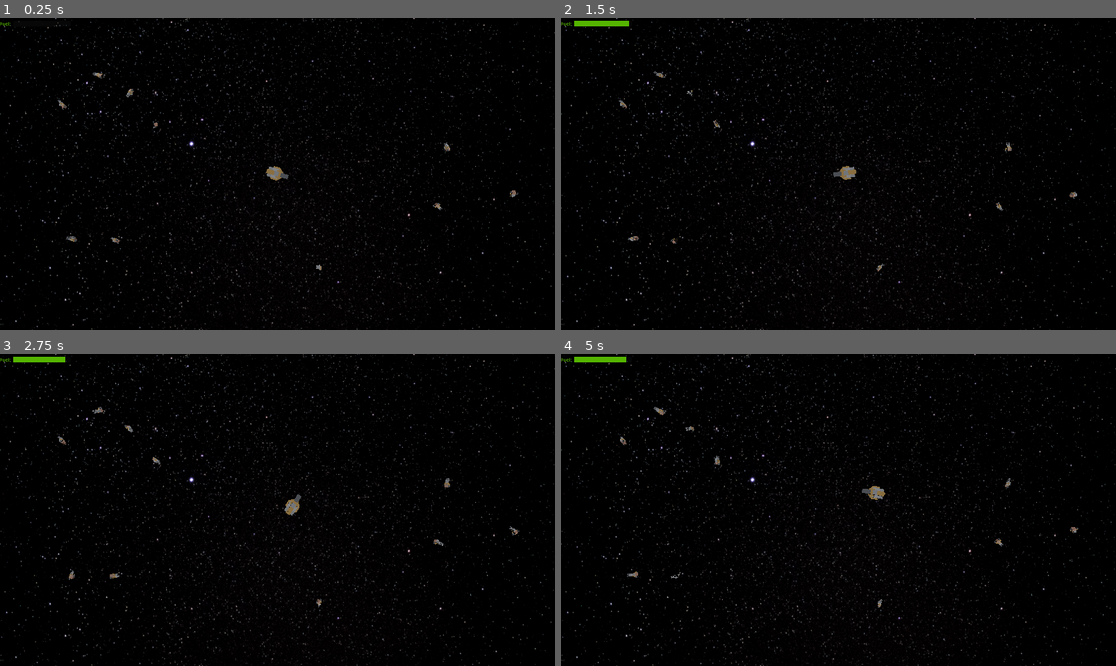
Above: before the commit, frames 1-4 (two rows, left to right).
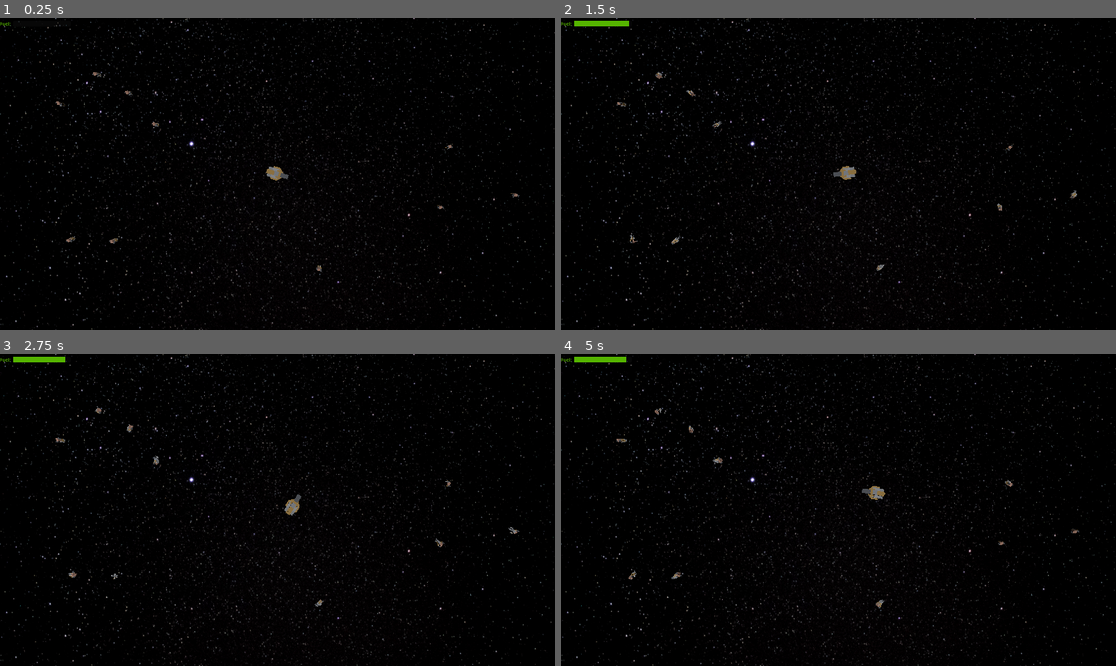
Above: after the commit, the same moments.

Repository: SiJiL82/limited-space
Game: Godot game, scene res://assets/Scenes/world.tscn
Two runs of this game, one before a commit and one after it. Both use one fixed random seed, a clock stepped at 60 frames per second and the inputs below.
Inputs (mouse positions are in pixels of both pictures, inside the frame that each line leads up to):
- Up to frame 1 (0.25 s): no input
- Up to frame 2 (1.5 s): move the mouse to (960, 158) at 0.52 s; hold Space (thruster) 0.53-1.28 s; move the mouse to (727, 189) at 1.27 s
- Up to frame 3 (2.75 s): move the mouse to (333, 441) at 2.02 s; hold Space (thruster) from 2.03 s (still down)
- Up to frame 4 (5 s): move the mouse to (810, 572) at 2.77 s; move the mouse to (1005, 556) at 3.52 s; release Space (thruster) at 3.53 s; move the mouse to (672, 463) at 4.27 s

The runs differ from the first frame. In frame 1, 0.2% of the frame differs, in the area x 10-94%, y 17-82%; in frame 2, 0.2%; in frame 3, 0.2%; in frame 4, 0.3%, in the area x 10-94%, y 16-82%.

Commit message:
Remove ready func from astronaut

Diff:
--- a/scripts/Astronaut.gd
+++ b/scripts/Astronaut.gd
@@ -6,12 +6,5 @@
 var rotate_direction = Vector3(randf_range(0, 1), randf_range(0, 1), randf_range(0, 1)).normalized()
 var rotate_speed = randf_range(min_rotate_speed, max_rotate_speed)
 
-# Called when the node enters the scene tree for the first time.
-func _ready():
-	var x = randf_range(0, TAU)
-	var y = randf_range(0, TAU)
-	var z = randf_range(0, TAU)
-	rotation = Vector3(x, y, z)
-
 func _process(_delta):
 	rotate_object_local(rotate_direction, rotate_speed)
